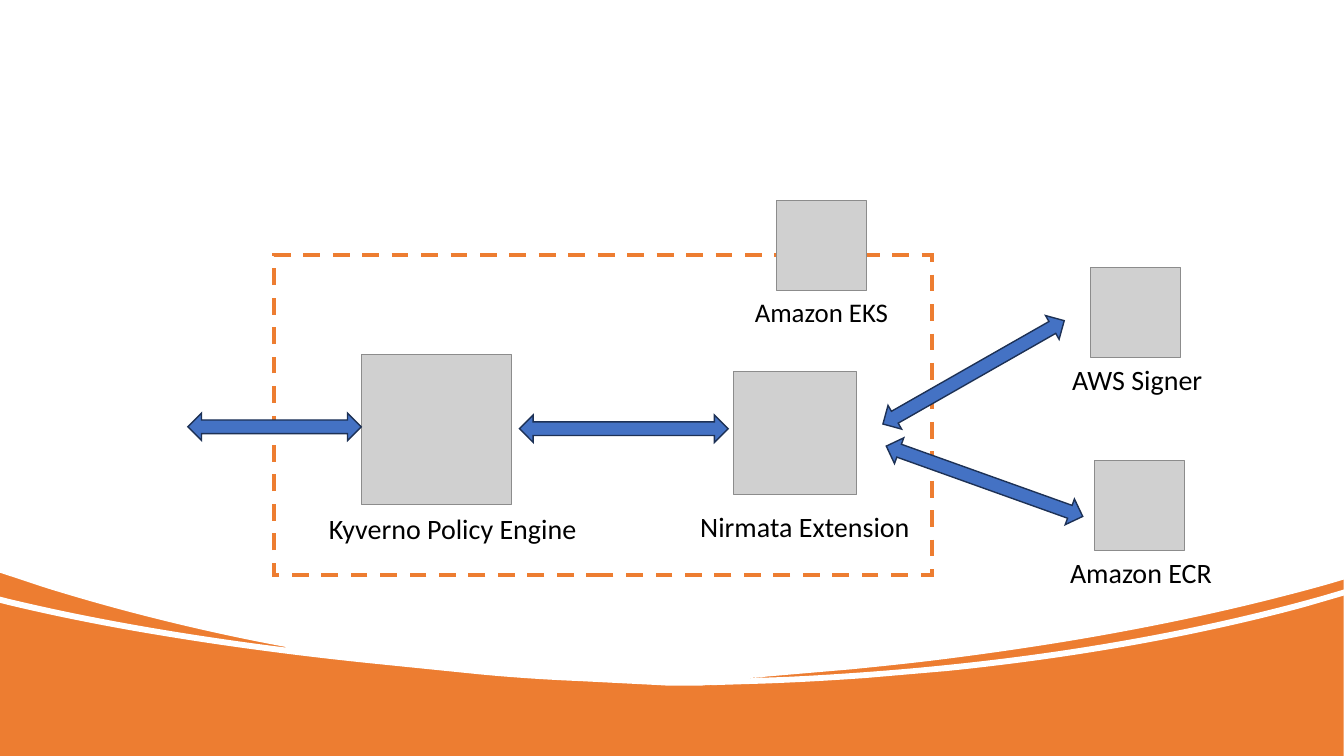
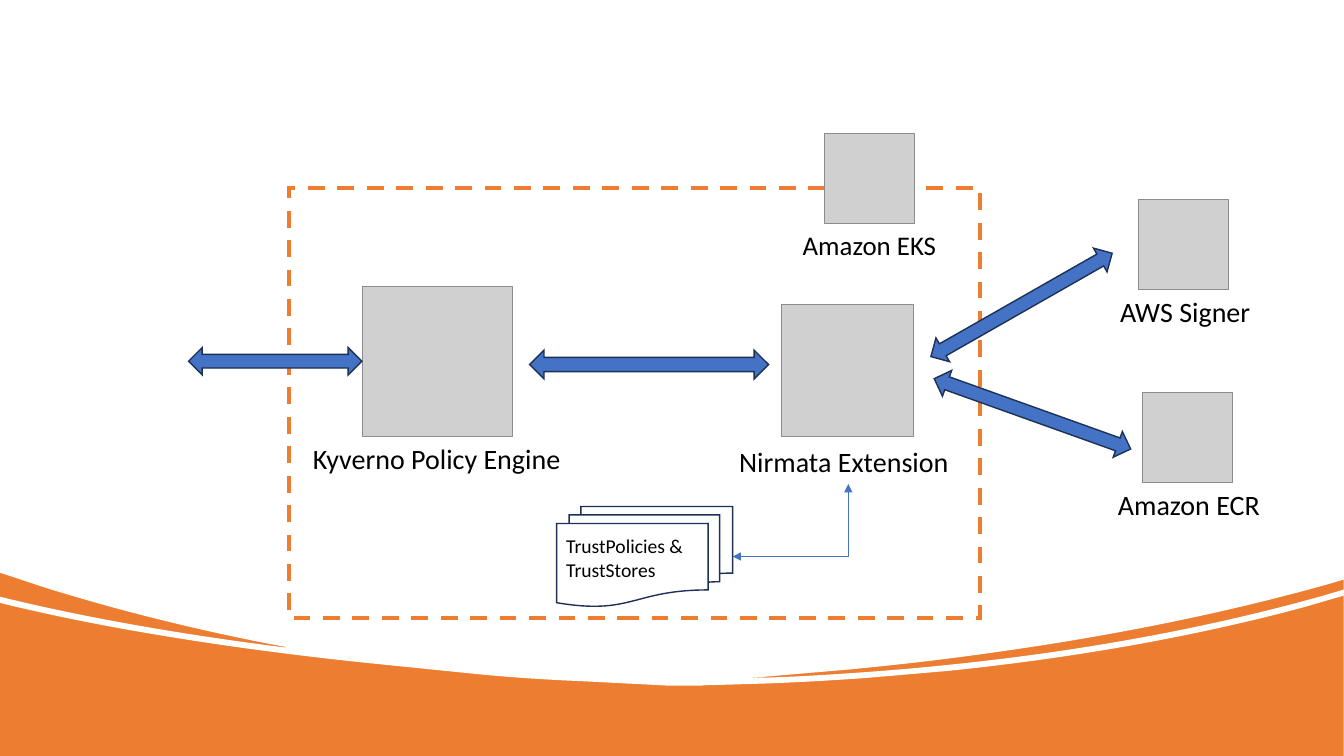
Before and after one commit to nirmata/kyverno-notation-aws, a slide deck: slide 1 of img/kyverno-notation-aws.pptx. Drawn at 1344x756 pixels with LibreOffice and Linux fonts; fonts in the diff are those of the drawing; grey boxes stand for pictures. Boxes give left, top, right and bottom in pixels: in the first picture for what was removed or moved away, otherwise in the second. Text is boxed around its words. In the diff, an @@ line names an element or a change of style, - is before the commit and + after.

```diff
--- a/img/kyverno-notation-aws.pptx
+++ b/img/kyverno-notation-aws.pptx
@@ picture: place and size @@
-picture at [776, 201, 866, 290]
+picture at [825, 133, 914, 223]
@@ rectangle: place and size @@
-rectangle at [274, 255, 932, 575]
+rectangle at [289, 188, 980, 618]
@@ left right arrow: place and size @@
-left right arrow at [876, 309, 1071, 436]
+left right arrow at [924, 241, 1119, 369]
@@ picture: place and size @@
-picture at [361, 355, 511, 505]
+picture at [362, 286, 512, 437]
@@ text "AWS Signer": place and size @@
-text "AWS Signer" at [1072, 370, 1202, 395]
+text "AWS Signer" at [1120, 302, 1250, 327]
@@ picture: place and size @@
-picture at [734, 372, 857, 495]
+picture at [781, 304, 913, 437]
@@ left right arrow: place and size @@
-left right arrow at [188, 413, 361, 441]
+left right arrow at [189, 348, 362, 375]
@@ left right arrow: place and size @@
-left right arrow at [519, 415, 728, 443]
+left right arrow at [529, 350, 768, 379]
@@ 1 picture, 1 text, 1 left right arrow: place and size @@
-1 picture, 1 text, 1 left right arrow at [755, 267, 1181, 529]
+1 picture, 1 text, 1 left right arrow at [803, 200, 1229, 462]
@@ picture: place and size @@
-picture at [1095, 461, 1185, 551]
+picture at [1142, 393, 1232, 483]
@@ text "Kyverno Policy Engine": place and size @@
-text "Kyverno Policy Engine" at [329, 519, 577, 544]
+text "Kyverno Policy Engine" at [313, 449, 561, 474]
@@ text "Nirmata Extension": place and size @@
-text "Nirmata Extension" at [700, 517, 910, 538]
+text "Nirmata Extension" at [739, 452, 949, 473]
@@ flow chart multidocument added at [557, 506, 733, 606], outline #1E3256 1 pt @@
@@ elbow double arrow added from (733, 557) to (849, 484), #4472C4 0.5 pt @@
@@ text "Amazon ECR": place and size @@
-text "Amazon ECR" at [1070, 565, 1212, 584]
+text "Amazon ECR" at [1118, 497, 1260, 516]
@@ text added at [566, 539, 665, 577], 14 pt, text #000000 @@
+TrustPolicies &
+TrustStores
```
Also in this commit, not shown: 2 other files.
